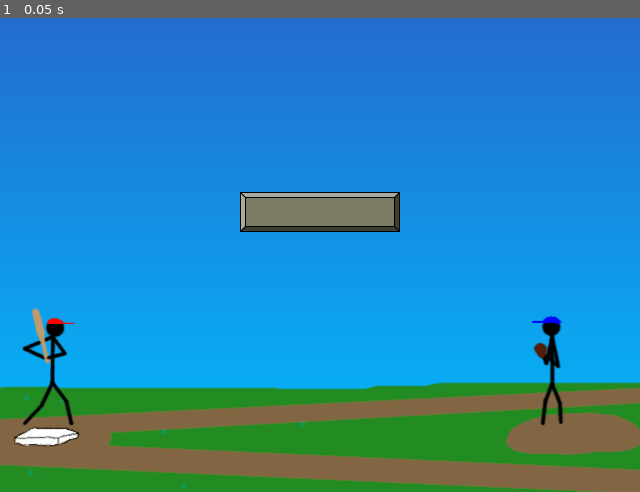
Above: before the commit, frame 1.
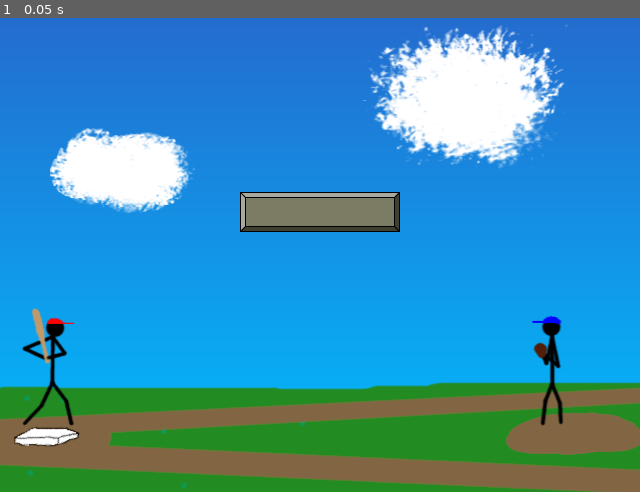
Above: after the commit, the same moment.

Repository: swashdev/minigame-madness
Game: Godot game, scene res://mini/baseball/scenes/baseball_minigame.tscn
The game is run twice, just before and just after one commit, with the same random seed, the same clock (stepped at 60 frames per second) and the same inputs. This scene is started directly instead of the project's main scene.
Inputs:
- Up to frame 1 (0.05 s): no input

The runs differ from the first frame. In frame 1, 8.9% of the frame differs, in the area x 7-89%, y 1-42%.

Commit message:
[BASEBALL] add clouds to the sky.
The ugly clouds used previously have been replaced with the same cloud
sprites used in other minigames.

Diff:
--- a/mini/baseball/scenes/baseball_minigame.tscn
+++ b/mini/baseball/scenes/baseball_minigame.tscn
@@ -10,6 +10,8 @@
 [ext_resource path="res://mini/baseball/scenes/projectiles/baseball.tscn" type="PackedScene" id=8]
 [ext_resource path="res://mini/baseball/scripts/baseball_minigame.gd" type="Script" id=9]
 [ext_resource path="res://shared/scenes/scenery/sky.tscn" type="PackedScene" id=10]
+[ext_resource path="res://shared/images/background/cloud_02.png" type="Texture" id=11]
+[ext_resource path="res://shared/images/background/cloud_01.png" type="Texture" id=12]
 
 [sub_resource type="SpriteFrames" id=1]
 animations = [ {
@@ -30,7 +32,15 @@
 
 [node name="Sky" parent="." index="0" instance=ExtResource( 10 )]
 
-[node name="Background" type="TextureRect" parent="." index="1"]
+[node name="Cloud1" type="Sprite" parent="." index="1"]
+position = Vector2( 123, 159 )
+texture = ExtResource( 12 )
+
+[node name="Cloud2" type="Sprite" parent="." index="2"]
+position = Vector2( 466, 85 )
+texture = ExtResource( 11 )
+
+[node name="Background" type="TextureRect" parent="." index="3"]
 margin_right = 40.0
 margin_bottom = 40.0
 texture = ExtResource( 2 )
@@ -38,12 +48,12 @@
 "_edit_use_anchors_": false
 }
 
-[node name="Spacebar" parent="." index="2" instance=ExtResource( 3 )]
+[node name="Spacebar" parent="." index="4" instance=ExtResource( 3 )]
 position = Vector2( 320, 200 )
 animation = "dim"
 _label = "Swing!"
 
-[node name="Batter" type="AnimatedSprite" parent="." index="3"]
+[node name="Batter" type="AnimatedSprite" parent="." index="5"]
 position = Vector2( 49.1869, 355.415 )
 frames = SubResource( 1 )
 animation = "swing"
@@ -51,17 +61,17 @@
 "_edit_lock_": true
 }
 
-[node name="Pitcher" parent="." index="4" instance=ExtResource( 7 )]
+[node name="Pitcher" parent="." index="6" instance=ExtResource( 7 )]
 position = Vector2( 548.379, 355.415 )
 
-[node name="Baseball" parent="." index="5" instance=ExtResource( 8 )]
+[node name="Baseball" parent="." index="7" instance=ExtResource( 8 )]
 visible = false
 position = Vector2( 459.465, 367.038 )
 
-[node name="SwingMin" type="Position2D" parent="." index="6"]
+[node name="SwingMin" type="Position2D" parent="." index="8"]
 position = Vector2( 95, 358.077 )
 
-[node name="SwingMax" type="Position2D" parent="." index="7"]
+[node name="SwingMax" type="Position2D" parent="." index="9"]
 position = Vector2( 20.6743, 357.572 )
 
 [connection signal="threw_ball" from="Pitcher" to="." method="_on_Pitcher_threw_ball"]
Not shown: 1 places in mini/baseball/scenes/baseball_minigame.tscn that only renumber resources
Not shown, changed: CHANGELOG.md
